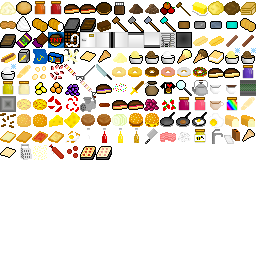
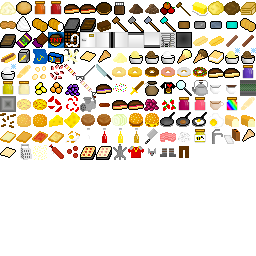
Two versions of the same layered image (256px x 256px). Layer-by-layer changes:
added layer "Pasted Layer #155" above "Pasted Layer #156" over [113, 144, 127, 160]
added layer "Pasted Layer #156" above "Pasted Layer #159" over [128, 146, 144, 158]
added layer "Pasted Layer #159" above "Pasted Layer #157" over [179, 146, 189, 158]
added layer "Pasted Layer #157" above "Pasted Layer #158" over [148, 148, 156, 156]
added layer "Pasted Layer #158" above "Pasted Layer #154" over [160, 148, 176, 157]
